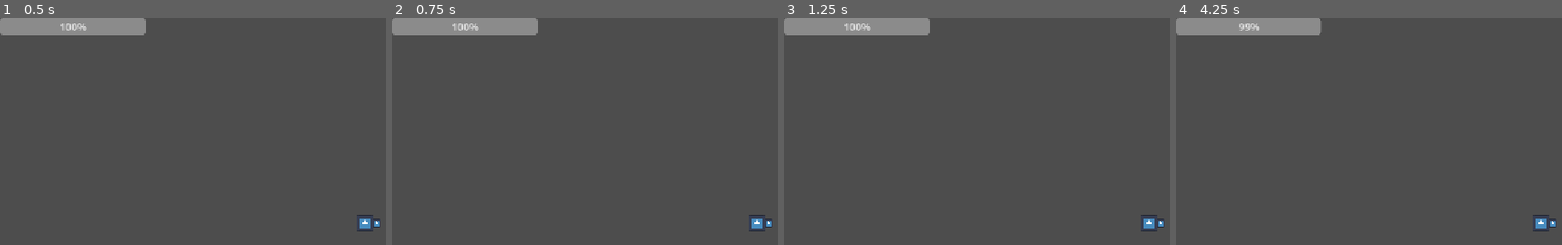
Above: before the commit, frames 1-4 (left to right).
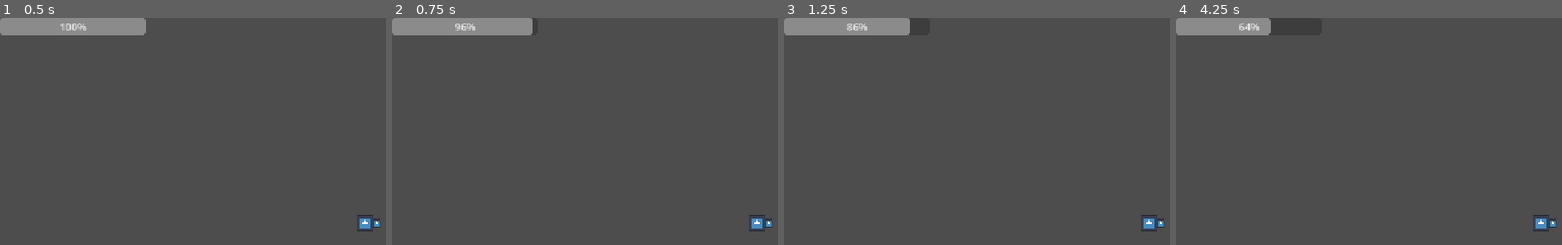
Above: after the commit, the same moments.

Repository: ahcinNejc/gwj-99
Game: Godot game, scene res://Testing/TestLevel.tscn
Same seed, same stepped clock (60 frames per second), same inputs: the game is played once before the commit and once after it. The project has no main scene, so this scene is started directly. The engine's default icon, where the game draws it, is replaced by a stand-in: a white triangle on a blue panel in a dark square.
Inputs (mouse positions are in pixels of both pictures, inside the frame that each line leads up to):
- Up to frame 1 (0.5 s): no input
- Up to frame 2 (0.75 s): tap Enter at 0.5 s; move the mouse to (outside the picture) at 0.52 s; hold D (move_right) from 0.53 s (still down); hold Space (jump) from 0.53 s (still down)
- Up to frame 3 (1.25 s): keep holding D (move_right); keep holding Space (jump)
- Up to frame 4 (4.25 s): move the mouse to (1396, 242) at 1.27 s; release Space (jump) at 1.28 s; click (1396, 242) at 1.35 s; tap Space (jump) at 1.52, 1.55, 1.82, 2, 3.02, 3.05, 3.32 s; move the mouse to (outside the picture) at 2.02 s; release D (move_right) at 2.03 s; hold A (move_left) 2.03-2.78 s; hold Space (jump) 2.03-2.78 s; tap Enter at 2.75 s; move the mouse to (outside the picture) at 2.77 s; hold D (move_right) from 2.78 s (still down); click (outside the picture) at 2.85 s; move the mouse to (outside the picture) at 3.52 s; hold Space (jump) from 3.53 s (still down)

Frame 1 is identical in both runs. In frame 2, 0.2% of the frame differs, in the area x 15-38%, y 0-8%; in frame 3, 0.5%; in frame 4, 1.1%, in the area x 16-38%, y 0-8%.

Commit message:
Added jetpack mechanic

Diff:
--- a/diging-game/Scripts/player.gd
+++ b/diging-game/Scripts/player.gd
@@ -20,7 +20,9 @@
 		if energy <= 0:
 			EventBus.player_out_of_stamina.emit()
 
-@export var drill_energy_drain_rate: float = 20 # drill drains 10 energy per second
+@export var drill_energy_drain_rate: float = 20 # drill drains 20 energy per second
+@export var jetpack_energy_drain_rate: float = 10 # jetpack drains 10 energy per second
+@export var jetpack_velocity: float = -300.0
 
 
 const SPEED = 300.0
@@ -38,9 +40,7 @@
 	if not is_on_floor():
 		velocity += get_gravity() * delta
 
-	# Handle jump.
-	if Input.is_action_just_pressed("jump") and is_on_floor():
-		velocity.y = JUMP_VELOCITY
+	handle_jump(delta)
 
 	# Get the input direction and handle the movement/deceleration.
 	# As good practice, you should replace UI actions with custom gameplay actions.
@@ -56,6 +56,15 @@
 func take_damage(amount: float) -> void:
 	current_health -= amount
 
+func handle_jump(delta: float) -> void:
+	# Handle jump.
+	if Input.is_action_just_pressed("jump") and is_on_floor():
+		velocity.y = JUMP_VELOCITY
+	# Handle jetpack
+	if Input.is_action_pressed("jump") and  not is_on_floor():
+		if energy >= 0:
+			velocity.y = jetpack_velocity
+			energy -= jetpack_energy_drain_rate * delta
 
 func try_drilling(delta: float) -> void:
 	if energy >= 0:
--- a/diging-game/Testing/TestLevel.tscn
+++ b/diging-game/Testing/TestLevel.tscn
@@ -10,6 +10,7 @@
 
 [node name="Player" parent="." unique_id=1680850489 instance=ExtResource("1_o7dlr")]
 position = Vector2(115, 165)
+jetpack_energy_drain_rate = 100.0
 
 [node name="Camera2D" type="Camera2D" parent="Player" unique_id=56938559]
 
